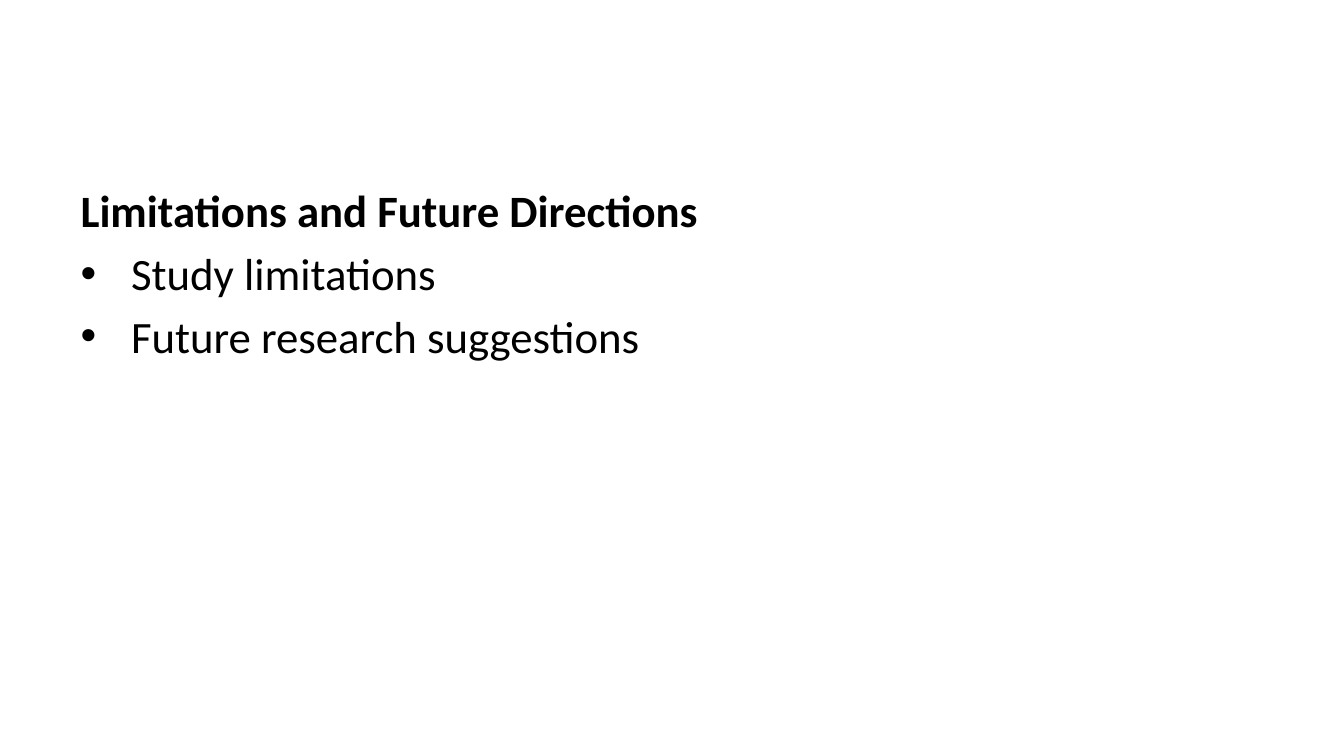
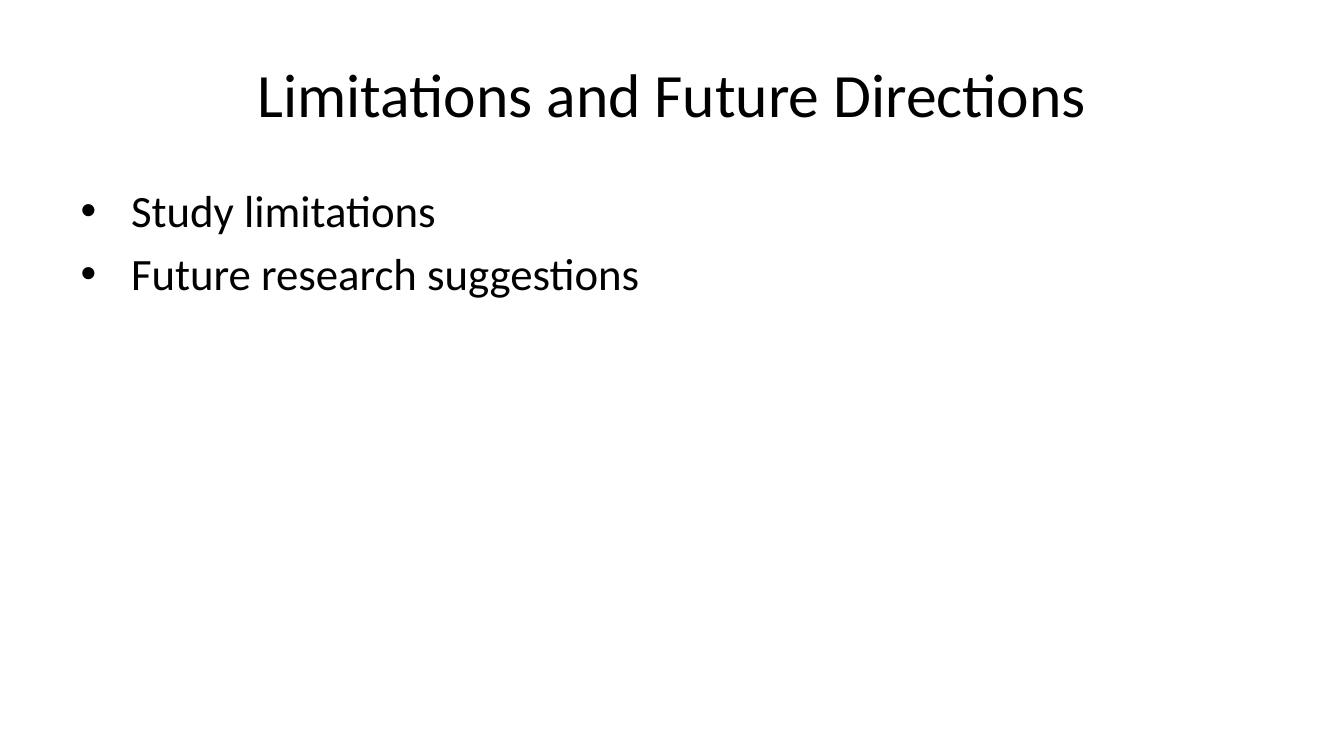
Before and after one commit to tegorman13/Dissertation, a slide deck: slide 19 of docs/Presentation/slides.pptx. Drawn at 1344x756 pixels with LibreOffice and Linux fonts; fonts in the diff are those of the drawing. Boxes give left, top, right and bottom in pixels: in the first picture for what was removed or moved away, otherwise in the second. Text is boxed around its words. In the diff, an @@ line names an element or a change of style, - is before the commit and + after.

```diff
--- a/docs/Presentation/slides.pptx
+++ b/docs/Presentation/slides.pptx
@@ title added at (257,74,1085,118), 33 pt, text #000000 @@
+Limitations and Future Directions
@@ text at (81,195,697,228): paragraph removed @@
-Limitations and Future Directions
```
Also in this commit, not shown: 13 other slides changed, 1 slide added, 1 slide removed, 7 other files.
